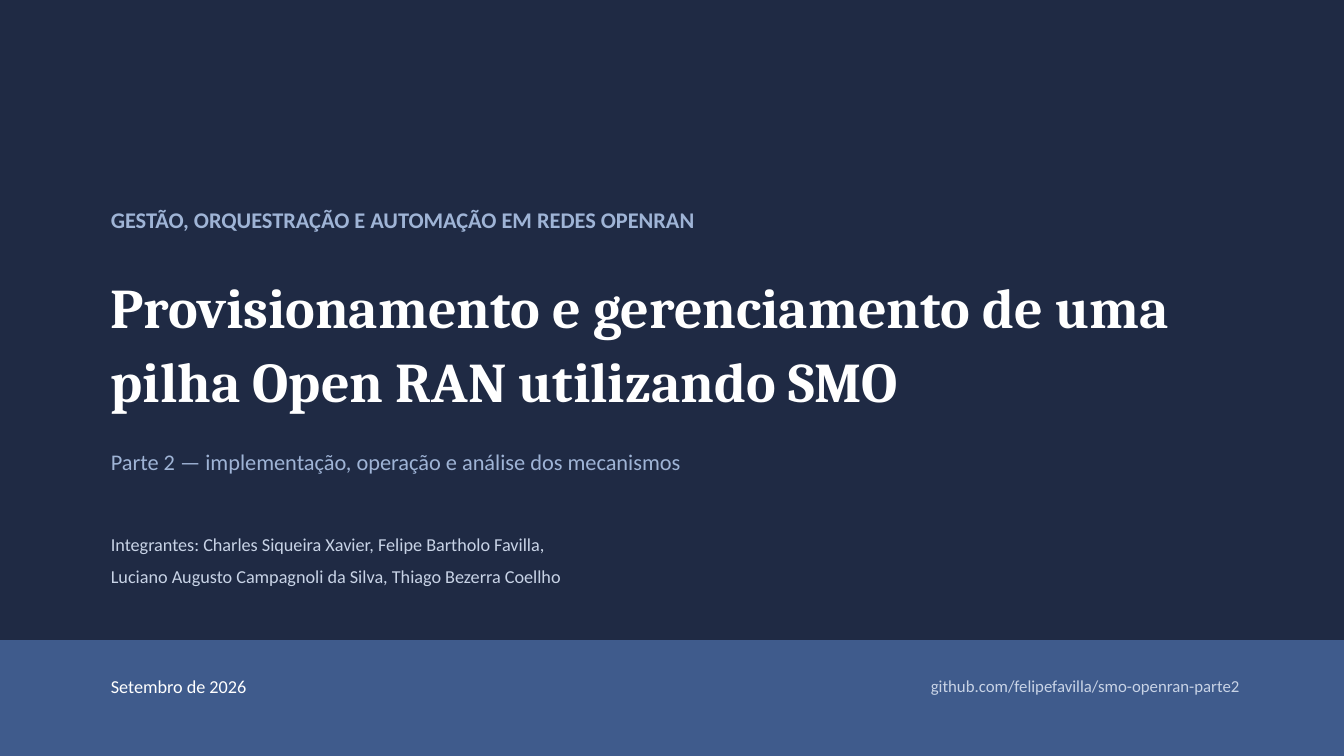
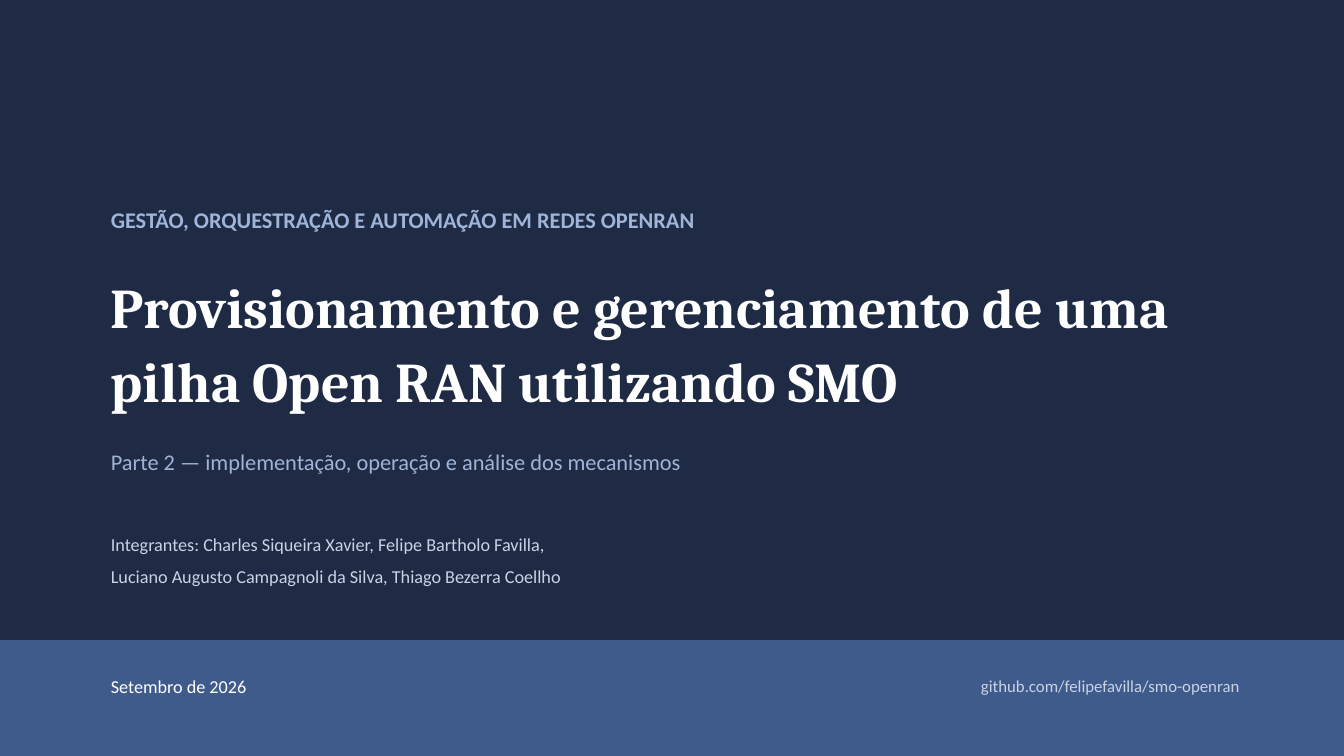
Before and after one commit to felipefavilla/smo-openran, a slide deck: slide 1 of docs/Apresentacao_Parte2_SMO_OpenRAN.pptx. Drawn at 1344x756 pixels with LibreOffice and Linux fonts; fonts in the diff are those of the drawing. Boxes give left, top, right and bottom in pixels: in the first picture for what was removed or moved away, otherwise in the second. Text is boxed around its words. In the diff, an @@ line names an element or a change of style, - is before the commit and + after.

Commit message:
Renomeia o repositório para smo-openran
O sufixo "parte2" descrevia a etapa da disciplina, não o conteúdo: o
repositório contém a implantação do SMO e o portal de operação, que não são
específicos de uma entrega. Atualiza as instruções de clone no README e as
referências no relatório e na apresentação.

```diff
--- a/docs/Apresentacao_Parte2_SMO_OpenRAN.pptx
+++ b/docs/Apresentacao_Parte2_SMO_OpenRAN.pptx
@@ text at <box>981,680,1239,695</box>: text changed @@
-github.com/felipefavilla/smo-openran-parte2
+github.com/felipefavilla/smo-openran
```
Also in this commit, not shown: 2 other slides changed, 4 other files.
